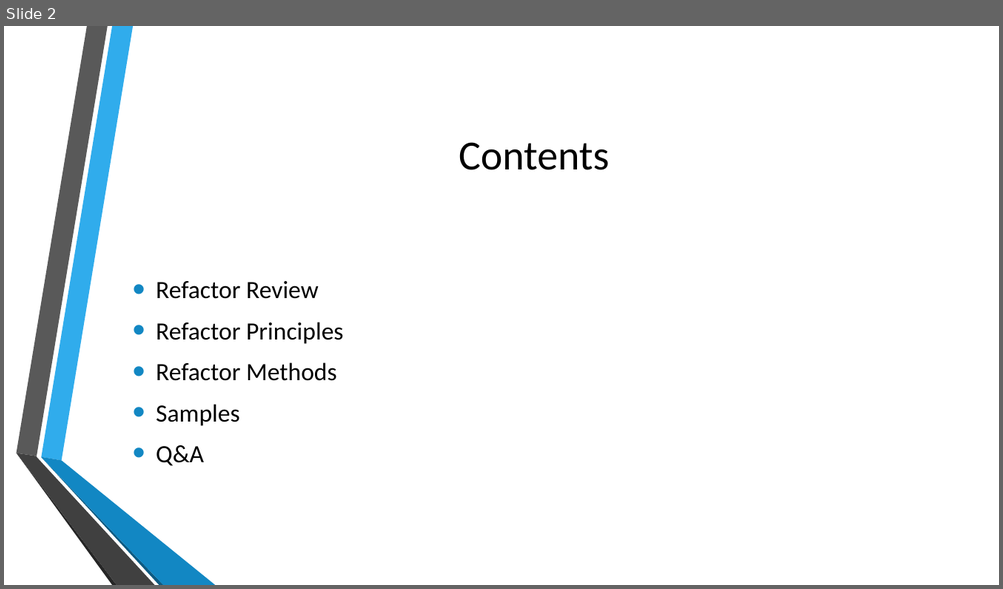
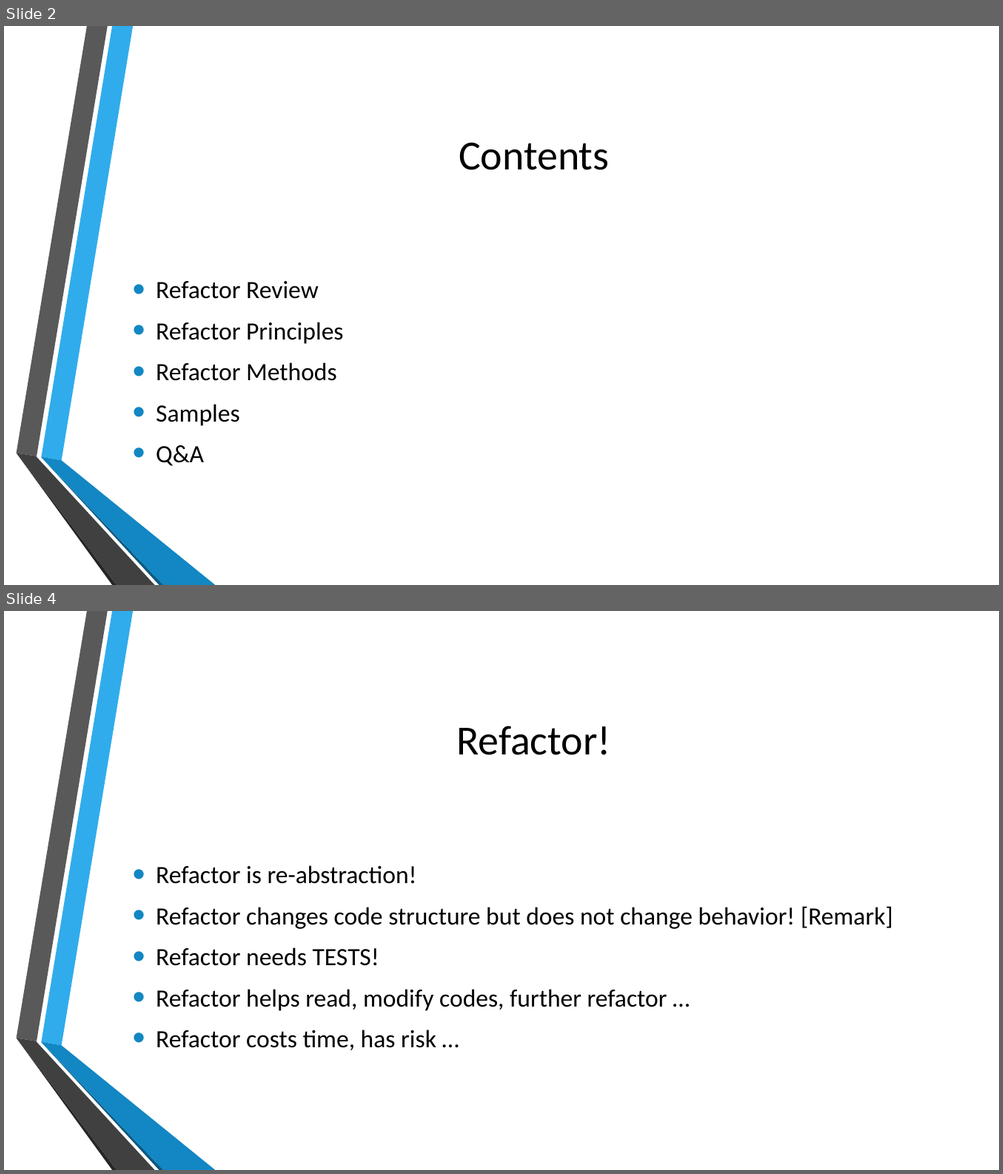
Before and after one commit to zhangyun/sharings, a slide deck: Refactoring - Java/Refactoring.pptx. Shown one above the other, each under a label of ours: slide 2 before the commit, slides 2 and 4 after it; the slides between them are not shown. The pictures are 1003x589 and 1003x1174 pixels, drawn with LibreOffice and Linux fonts; fonts in the diff are those of the drawing; background and template pictures are left out. Boxes give left, top, right and bottom in pixels: in the first picture for what was removed or moved away, otherwise in the second. Text is boxed around its words. In the diff, an @@ line names an element or a change of style, - is before the commit and + after.

Commit message:
New version of refactoring - java

```diff
--- a/Refactoring - Java/Refactoring.pptx
+++ b/Refactoring - Java/Refactoring.pptx
@@ slide 4 added at bbox=[4, 611, 999, 1170], background picture (left out); not listed: 6 template elements that a slide beside it also shows @@
@@ title added at bbox=[457, 726, 611, 755], 40 pt, text #000000 @@
+Refactor!
@@ text added at bbox=[156, 866, 893, 1051], 24 pt, text #000000 @@
+• Refactor is re-abstraction!
+• Refactor changes code structure but does not change behavior! [Remark]
+• Refactor needs TESTS!
+• Refactor helps read, modify codes, further refactor …
+• Refactor costs time, has risk …
```
Also in this commit, not shown: 1 slide changed, 11 other slides added, 2 slides removed.
